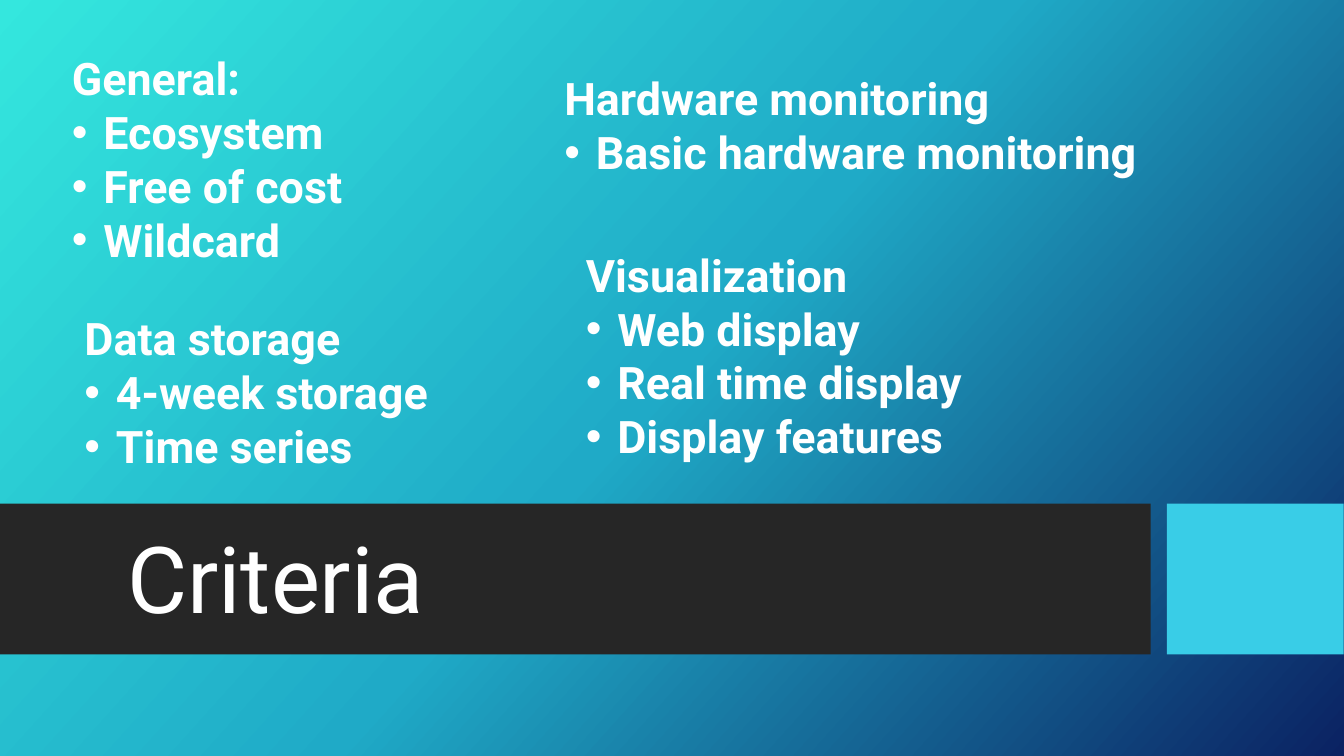
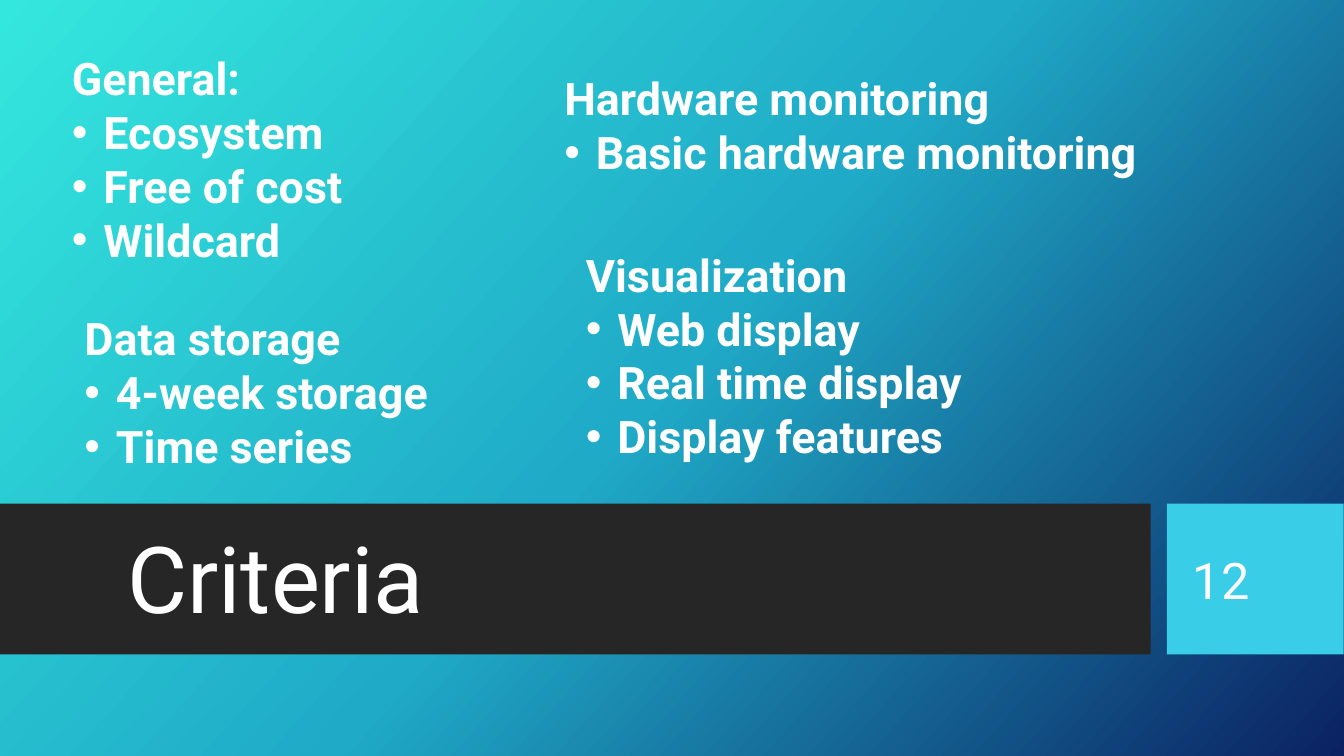
Before and after one commit to CosminBudurovici/Digital_Twin_Monitoring_System, a slide deck: slide 12 of Design Artefacts/Monitoring system presentation.pptx (slide 13 before the commit). Drawn at 1344x756 pixels with LibreOffice and Linux fonts; fonts in the diff are those of the drawing; background and template pictures are left out. Boxes give left, top, right and bottom in pixels: in the first picture for what was removed or moved away, otherwise in the second. Text is boxed around its words. In the diff, an @@ line names an element or a change of style, - is before the commit and + after.

```diff
--- a/Design Artefacts/Monitoring system presentation.pptx
+++ b/Design Artefacts/Monitoring system presentation.pptx
@@ page number added at (1193, 562, 1250, 599), 36 pt, text #FFFFFF @@
+12
```
Also in this commit, not shown: 16 other slides changed, 10 slides added, 1 slide removed, 6 other files.
